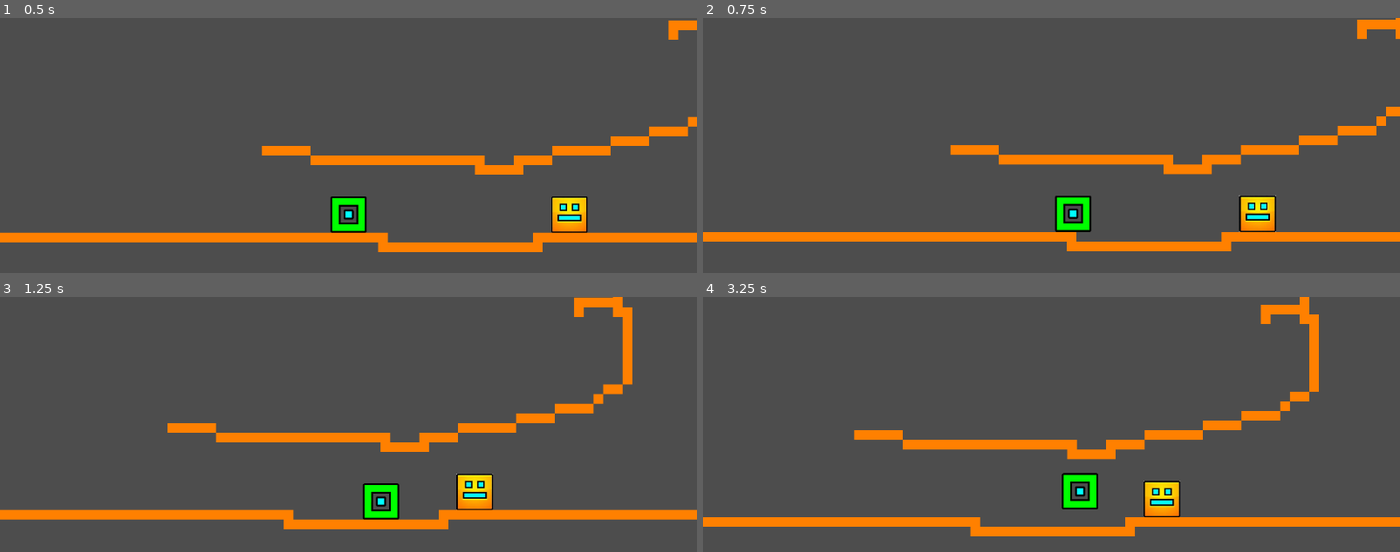
Above: before the commit, frames 1-4 (two rows, left to right).
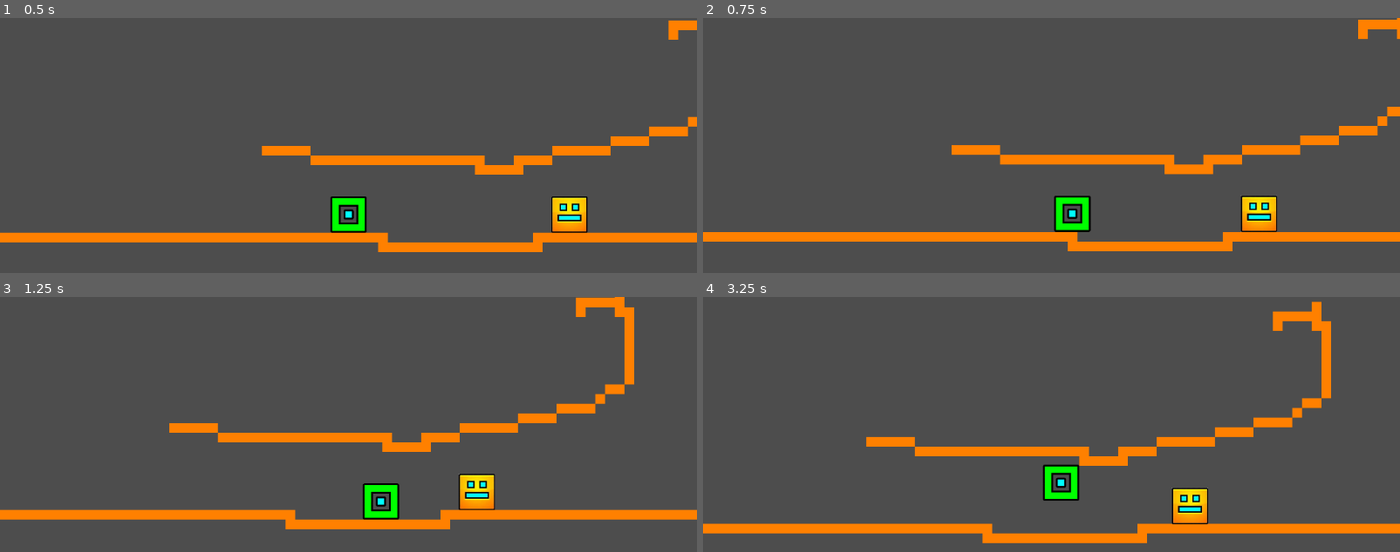
Above: after the commit, the same moments.

Repository: logan03109/Game-Jam-MCS
Game: Godot game, scene res://scenes/game.tscn
Same seed, same stepped clock (60 frames per second), same inputs: the game is played once before the commit and once after it.
Inputs:
- Up to frame 1 (0.5 s): no input
- Up to frame 2 (0.75 s): hold D (p1_right) from 0.53 s (still down); tap Down (p2_down, bound only after the commit) at 0.6 s
- Up to frame 3 (1.25 s): keep holding D (p1_right); tap W (p1_jump) at 0.77 s
- Up to frame 4 (3.25 s): tap Left (p2_left) at 1.35 s; tap W (p1_jump) at 1.52, 3.02 s; tap Down (p2_down, bound only after the commit) at 1.55, 2.3, 2.85 s; release D (p1_right) at 2.03 s; hold A (p1_left) 2.03-2.78 s; tap Right (p2_right) at 2.1 s; hold D (p1_right) from 2.78 s (still down)

Frame 1 is identical in both runs. In frame 2, 0.6% of the frame differs, in the area x 35-100%, y 0-92%; in frame 3, 0.8%; in frame 4, 13%, in the area x 0-100%, y 0-97%.

Commit message:
More action keys
Double-jump fixed,
Down arrow implemented,
Friction, air resistance, acceleration implemented

Diff:
--- a/project.godot
+++ b/project.godot
@@ -32,6 +32,11 @@
 "events": [Object(InputEventKey,"resource_local_to_scene":false,"resource_name":"","device":-1,"window_id":0,"alt_press …(192 unchanged characters)…
 ]
 }
+p1_down={
+"deadzone": 0.2,
+"events": [Object(InputEventKey,"resource_local_to_scene":false,"resource_name":"","device":-1,"window_id":0,"alt_pressed":false,"shift_pressed":false,"ctrl_pressed":false,"meta_pressed":false,"pressed":false,"keycode":0,"physical_keycode":83,"key_label":0,"unicode":115,"location":0,"echo":false,"script":null)
+]
+}
 p2_left={
 "deadzone": 0.2,
 "events": [Object(InputEventKey,"resource_local_to_scene":false,"resource_name":"","device":-1,"window_id":0,"alt_press …(195 unchanged characters)…
@@ -47,6 +52,11 @@
 "events": [Object(InputEventKey,"resource_local_to_scene":false,"resource_name":"","device":-1,"window_id":0,"alt_press …(195 unchanged characters)…
 ]
 }
+p2_down={
+"deadzone": 0.2,
+"events": [Object(InputEventKey,"resource_local_to_scene":false,"resource_name":"","device":-1,"window_id":0,"alt_pressed":false,"shift_pressed":false,"ctrl_pressed":false,"meta_pressed":false,"pressed":false,"keycode":0,"physical_keycode":4194322,"key_label":0,"unicode":0,"location":0,"echo":false,"script":null)
+]
+}
 
 [physics]
 
--- a/scripts/player_1.gd
+++ b/scripts/player_1.gd
@@ -3,11 +3,17 @@
 @export var left_action := "p1_left"
 @export var right_action := "p1_right"
 @export var jump_action := "p1_jump"
+@export var down_action := "p1_down"
 
 const SPEED = 300.0
 const JUMP_VELOCITY = -800.0
+const DOWN_VELOCITY = -900.0
+const INIT_ACCEL = 4500.0
+const FRICTION = 2500.0
+const AIR_RESISTANCE = 500.0
 
-var jump_count = 2
+var jump_count:int = 2
+var time_passed:float = 0.0
 
 func _physics_process(delta):
 	if not is_on_floor():
@@ -20,13 +26,21 @@
 		jump_count -= 1
 		velocity.y = JUMP_VELOCITY
 
+	if Input.is_action_just_pressed(down_action) and not is_on_floor():
+		velocity.y = velocity.y - DOWN_VELOCITY
 
 	var direction := Input.get_axis(left_action, right_action)
 
-
-	if direction:
-		velocity.x = direction * SPEED
+	if direction and not is_on_floor():
+		velocity.x = move_toward(velocity.x, direction * SPEED, INIT_ACCEL * delta)
+	elif direction:
+		velocity.x += 50
+		velocity.x = move_toward(velocity.x, direction * SPEED, INIT_ACCEL * delta)
+		#velocity.x = direction * SPEED
+	elif not is_on_floor():
+		velocity.x = move_toward(velocity.x, 0, AIR_RESISTANCE * delta)
+		pass
 	else:
-		velocity.x = move_toward(velocity.x, 0, SPEED)
+		velocity.x = move_toward(velocity.x, 0, FRICTION * delta)
 
 	move_and_slide()
--- a/scripts/player_2.gd
+++ b/scripts/player_2.gd
@@ -3,11 +3,17 @@
 @export var left_action := "p2_left"
 @export var right_action := "p2_right"
 @export var jump_action := "p2_jump"
+@export var down_action := "p2_down"
 
 const SPEED = 300.0
 const JUMP_VELOCITY = -800.0
+const DOWN_VELOCITY = -900.0
+const INIT_ACCEL = 4500.0
+const FRICTION = 2500.0
+const AIR_RESISTANCE = 500.0
 
 var jump_count:int = 2
+var time_passed:float = 0.0
 
 func _physics_process(delta):
 	if not is_on_floor():
@@ -20,12 +26,21 @@
 		jump_count -= 1
 		velocity.y = JUMP_VELOCITY
 
+	if Input.is_action_just_pressed(down_action) and not is_on_floor():
+		velocity.y = velocity.y - DOWN_VELOCITY
 
 	var direction := Input.get_axis(left_action, right_action)
 
-	if direction:
-		velocity.x = direction * SPEED
+	if direction and not is_on_floor():
+		velocity.x = move_toward(velocity.x, direction * SPEED, INIT_ACCEL * delta)
+	elif direction:
+		velocity.x += 50
+		velocity.x = move_toward(velocity.x, direction * SPEED, INIT_ACCEL * delta)
+		#velocity.x = direction * SPEED
+	elif not is_on_floor():
+		velocity.x = move_toward(velocity.x, 0, AIR_RESISTANCE * delta)
+		pass
 	else:
-		velocity.x = move_toward(velocity.x, 0, SPEED)
+		velocity.x = move_toward(velocity.x, 0, FRICTION * delta)
 
 	move_and_slide()
